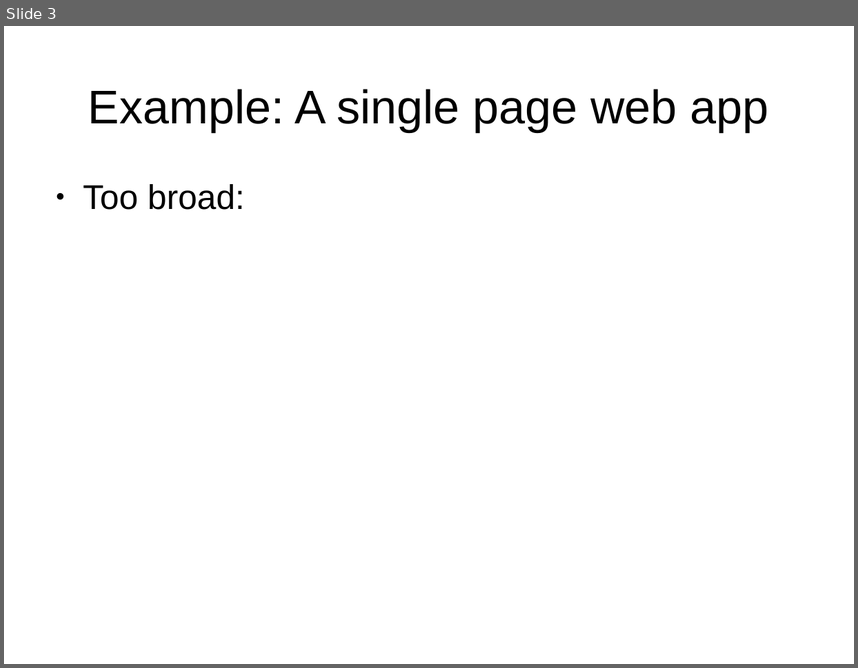
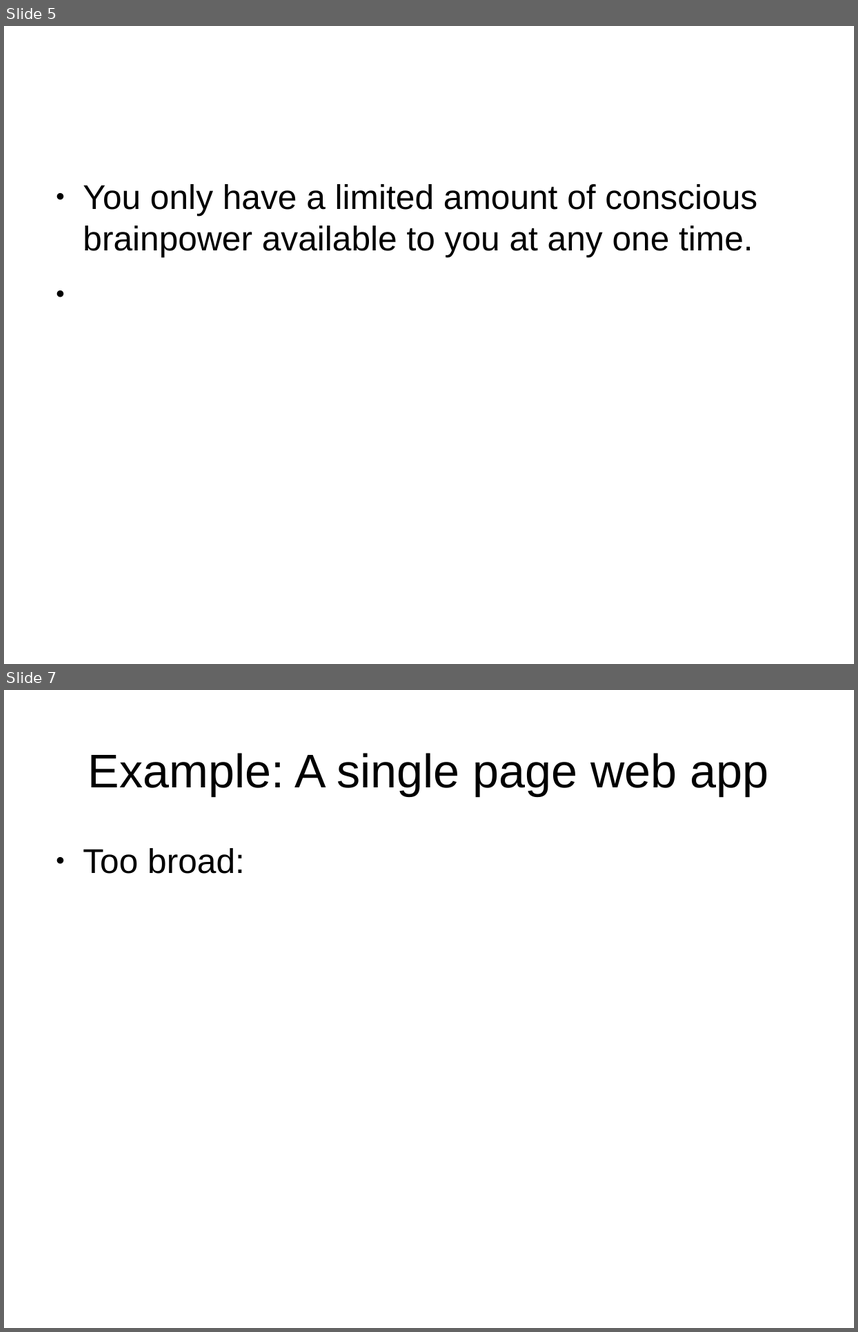
Before and after one commit to shuttle1987/CompCon2016, a slide deck: Slides.odp. Shown one above the other, each under a label of ours: slide 3 before the commit, slides 5 and 7 after it; the slides between them are not shown. The pictures are 858x668 and 858x1332 pixels, drawn with LibreOffice and Linux fonts; fonts in the diff are those of the drawing. Boxes give left, top, right and bottom in pixels: in the first picture for what was removed or moved away, otherwise in the second. Text is boxed around its words. In the diff, an @@ line names an element or a change of style, - is before the commit and + after.

```diff
--- a/Slides.odp
+++ b/Slides.odp
@@ slide 5 added at (4, 26, 854, 664), background #FFFFFF @@
@@ text added at (83, 184, 757, 257), 32 pt, text #000000 @@
+● You only have a limited amount of conscious brainpower available to you at any one time.
@@ what was slide 3 is now slide 7 @@
```
Also in this commit, not shown: 3 slides changed, 7 other slides added.
